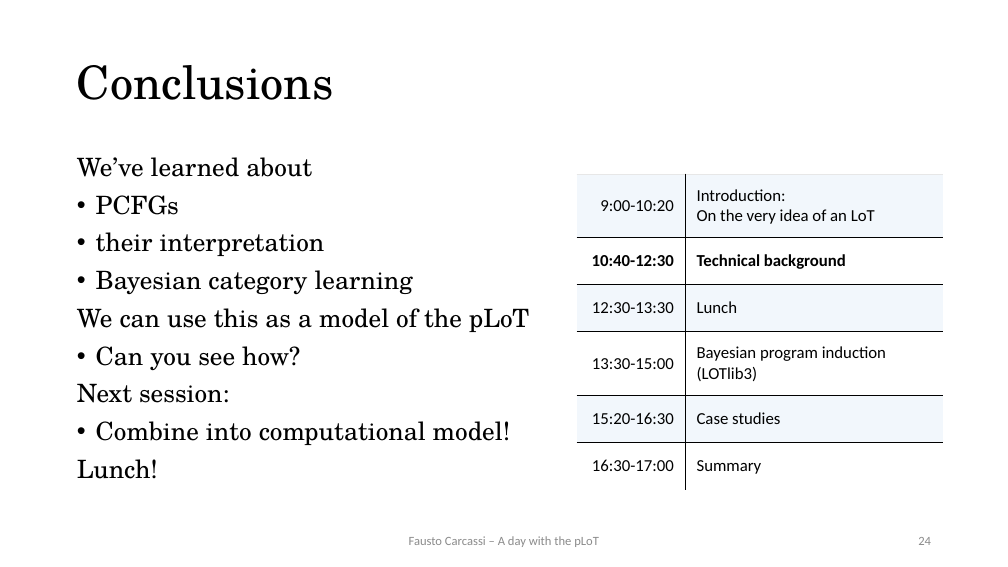
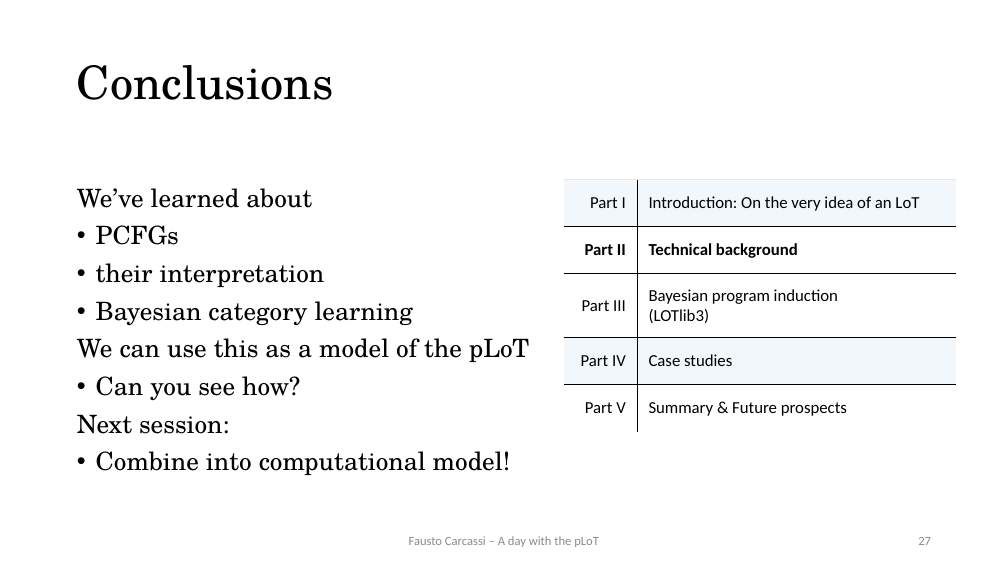
Before and after one commit to thelogicalgrammar/pLoT_workshop, a slide deck: slide 27 of book/lectures/2.pptx (slide 24 before the commit). Drawn at 1008x567 pixels with LibreOffice and Linux fonts; fonts in the diff are those of the drawing. Boxes give left, top, right and bottom in pixels: in the first picture for what was removed or moved away, otherwise in the second. Text is boxed around its words. In the diff, an @@ line names an element or a change of style, - is before the commit and + after.

```diff
--- a/book/lectures/2.pptx
+++ b/book/lectures/2.pptx
@@ text "We’ve learned about" at (77, 188, 529, 475): vertical alignment top to middle @@
@@ table at (564, 180, 956, 432) @@
-row 1: 9:00-10:20 | Introduction: / On the very idea of an LoT
-row 2: 10:40-12:30 | Technical background
-row 3: 12:30-13:30 | Lunch
-row 4: 13:30-15:00 | Bayesian program induction / (LOTlib3)
-row 5: 15:20-16:30 | Case studies
-row 6: 16:30-17:00 | Summary
+row 1: Part I | Introduction: On the very idea of an LoT
+row 2: Part II | Technical background
+row 3: Part III | Bayesian program induction / (LOTlib3)
+row 4: Part IV | Case studies
+row 5: Part V | Summary & Future prospects
@@ table: place and size @@
-table at (577, 174, 944, 488)
+table at (564, 180, 956, 432)
@@ text at (77, 459, 158, 479): paragraph removed @@
-Lunch!
@@ page number at (918, 537, 931, 545): text changed @@
-24
+27
```
Also in this commit, not shown: 3 other slides changed, 4 slides added, 18 other files.
